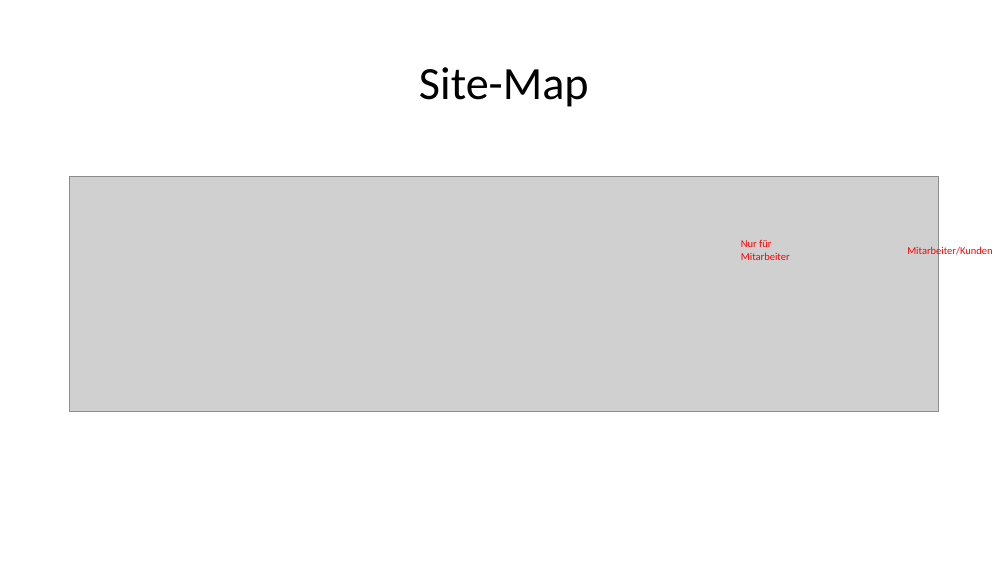
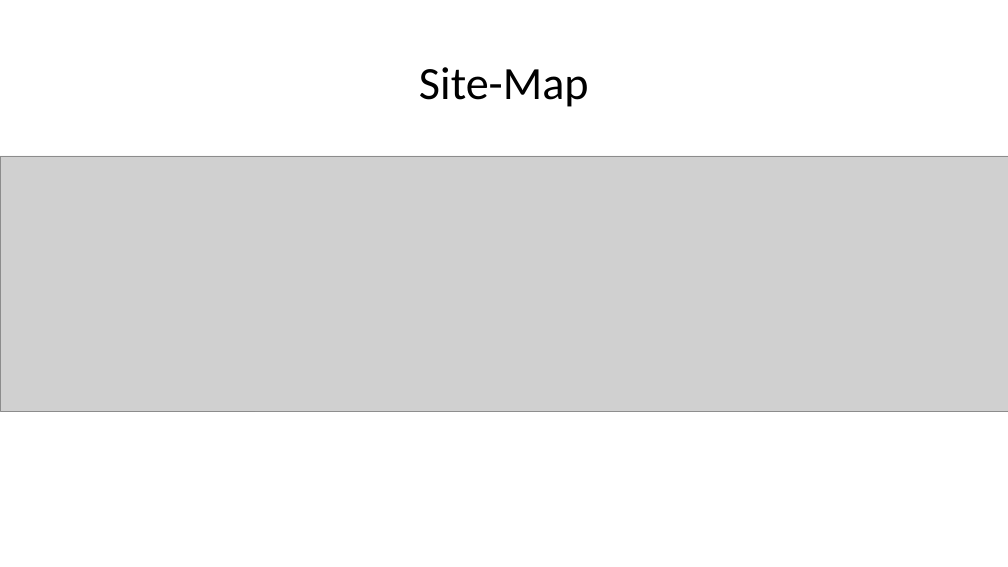
Before and after one commit to Sprayer115/render, a slide deck: slide 15 of Web-Technologie.pptx. Drawn at 1008x567 pixels with LibreOffice and Linux fonts; fonts in the diff are those of the drawing; grey boxes stand for pictures. Boxes give left, top, right and bottom in pixels: in the first picture for what was removed or moved away, otherwise in the second. Text is boxed around its words. In the diff, an @@ line names an element or a change of style, - is before the commit and + after.

```diff
--- a/Web-Technologie.pptx
+++ b/Web-Technologie.pptx
@@ picture added at [0, 156, 1008, 411] @@
@@ text removed at [741, 240, 790, 260] @@
-Nur für Mitarbeiter
@@ text removed at [907, 245, 992, 257] @@
-Mitarbeiter/Kunden
```
Also in this commit, not shown: 1 other slide changed, 1 slide added, 1 slide removed.
